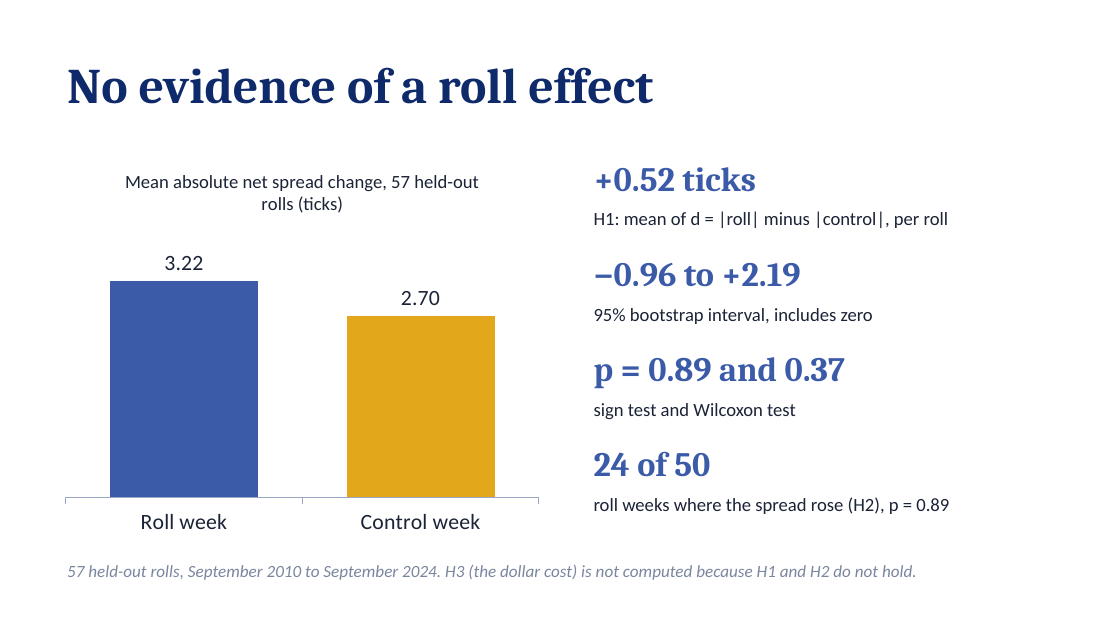
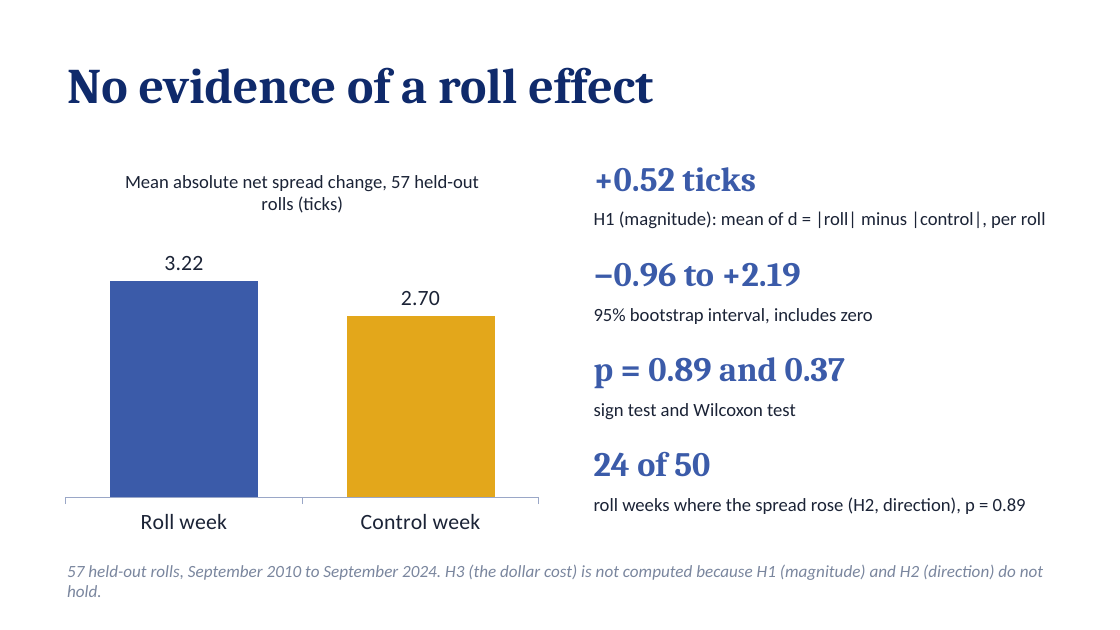
Before and after one commit to chris-mulligan-50/futures-project, a slide deck: slide 6 of docs/project_slides.pptx. Drawn at 1120x630 pixels with LibreOffice and Linux fonts; fonts in the diff are those of the drawing. Boxes give left, top, right and bottom in pixels: in the first picture for what was removed or moved away, otherwise in the second. Text is boxed around its words. In the diff, an @@ line names an element or a change of style, - is before the commit and + after.

```diff
--- a/docs/project_slides.pptx
+++ b/docs/project_slides.pptx
@@ text at (594,211,1046,228): text changed @@
-H1: mean of d = |roll| minus |control|, per roll
+H1 (magnitude): mean of d = |roll| minus |control|, per roll
@@ text at (594,497,1026,514): text changed @@
-roll weeks where the spread rose (H2), p = 0.89
+roll weeks where the spread rose (H2, direction), p = 0.89
@@ text at (67,565,1043,597): text changed @@
-57 held-out rolls, September 2010 to September 2024. H3 (the dollar cost) is not computed because H1 and H2 do not hold.
+57 held-out rolls, September 2010 to September 2024. H3 (the dollar cost) is not computed because H1 (magnitude) and H2 (direction) do not hold.
```
Also in this commit, not shown: 1 other slide changed.
